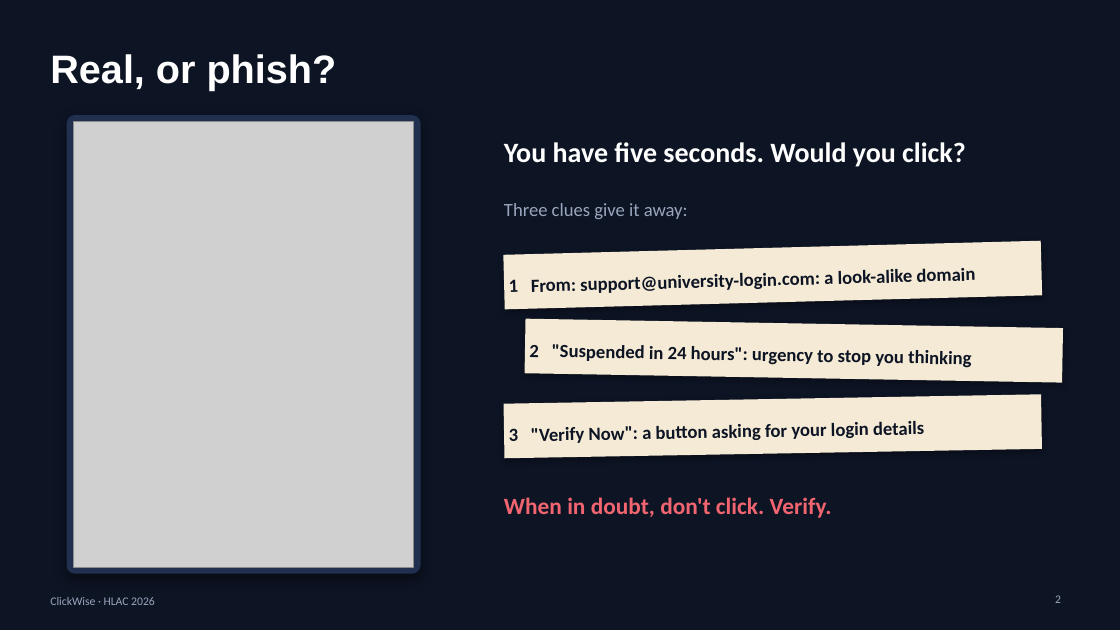
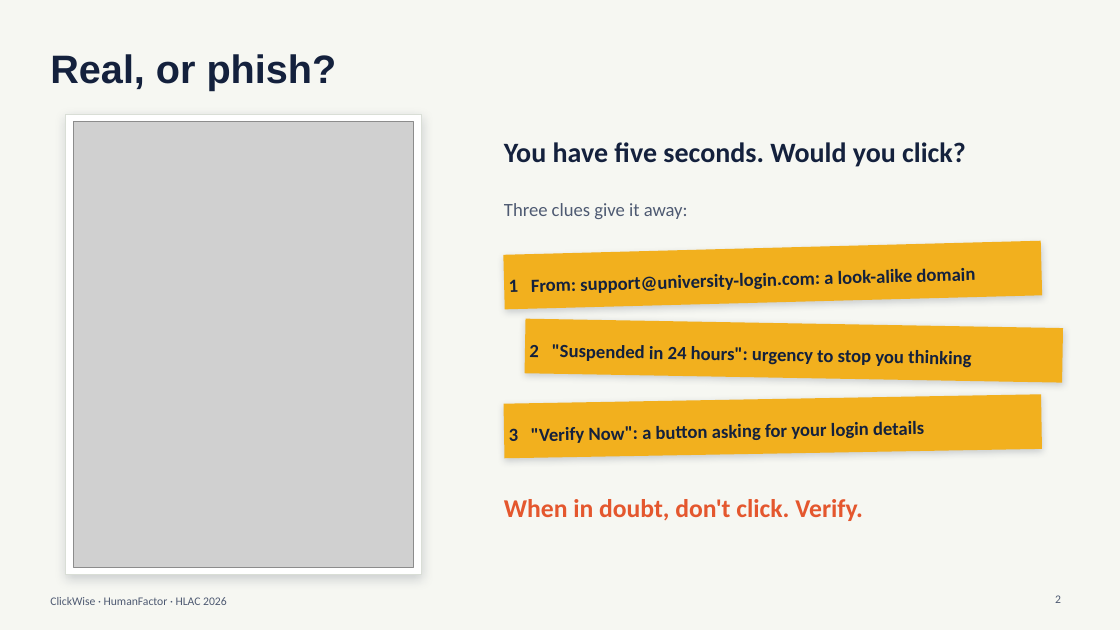
Before and after one commit to sokhiaryan/HumanFactor, a slide deck: slide 2 of ClickWise-presentation.pptx. Drawn at 1120x630 pixels with LibreOffice and Linux fonts; fonts in the diff are those of the drawing; grey boxes stand for pictures. Boxes give left, top, right and bottom in pixels: in the first picture for what was removed or moved away, otherwise in the second. Text is boxed around its words. In the diff, an @@ line names an element or a change of style, - is before the commit and + after.

```diff
--- a/ClickWise-presentation.pptx
+++ b/ClickWise-presentation.pptx
@@ background #0D1424 to #F6F7F2 @@
@@ title "Real, or phish?" at [50,54,337,90]: text colour #FFFFFF to #14213D @@
@@ rectangle at [66,114,422,575]: rounded rectangle to rectangle; fill #223050 to #FFFFFF; outline none to #D9DED6 0.75 pt; shadow changed @@
@@ text "You have five seconds. Would ..." at [504,142,966,167]: text colour #FFFFFF to #14213D @@
@@ text "Three clues give it away:" at [504,203,688,219]: text colour #9AA6BD to #4E5A72 @@
@@ text colour #0D1424 to #14213D; fill #F4EAD5 to #F2B01E; shadow changed in 3 elements at [504,241,1042,310], [525,319,1063,383], [504,394,1042,458] @@
@@ text "When in doubt, don't click. ..." at [504,499,863,521]: size 20 to 22 pt, text colour #F0656F to #E4572E @@
@@ text at [50,597,227,605]: text changed; text colour #9AA6BD to #4E5A72 @@
-ClickWise · HLAC 2026
+ClickWise · HumanFactor · HLAC 2026
@@ page number at [1055,595,1061,603]: text colour #9AA6BD to #4E5A72 @@
```
Also in this commit, not shown: 11 other slides changed, 8 slides added, 6 slides removed.
